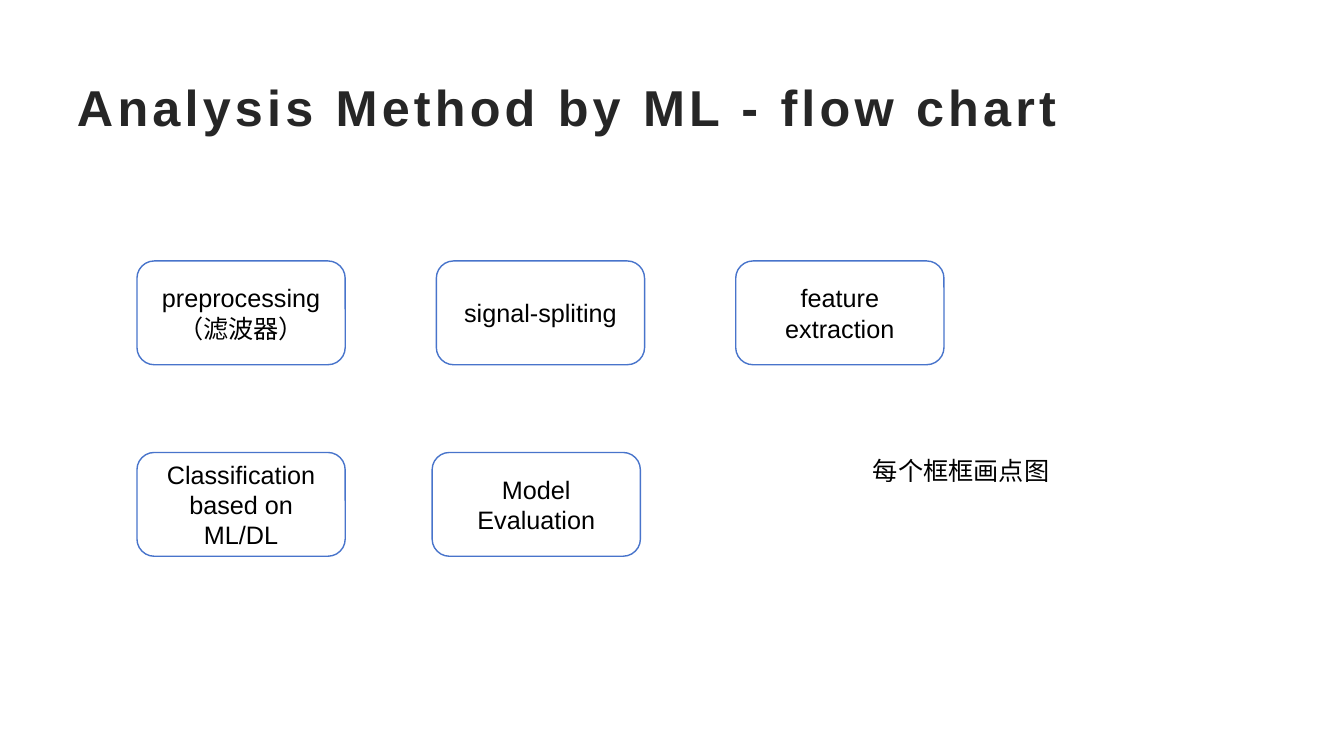
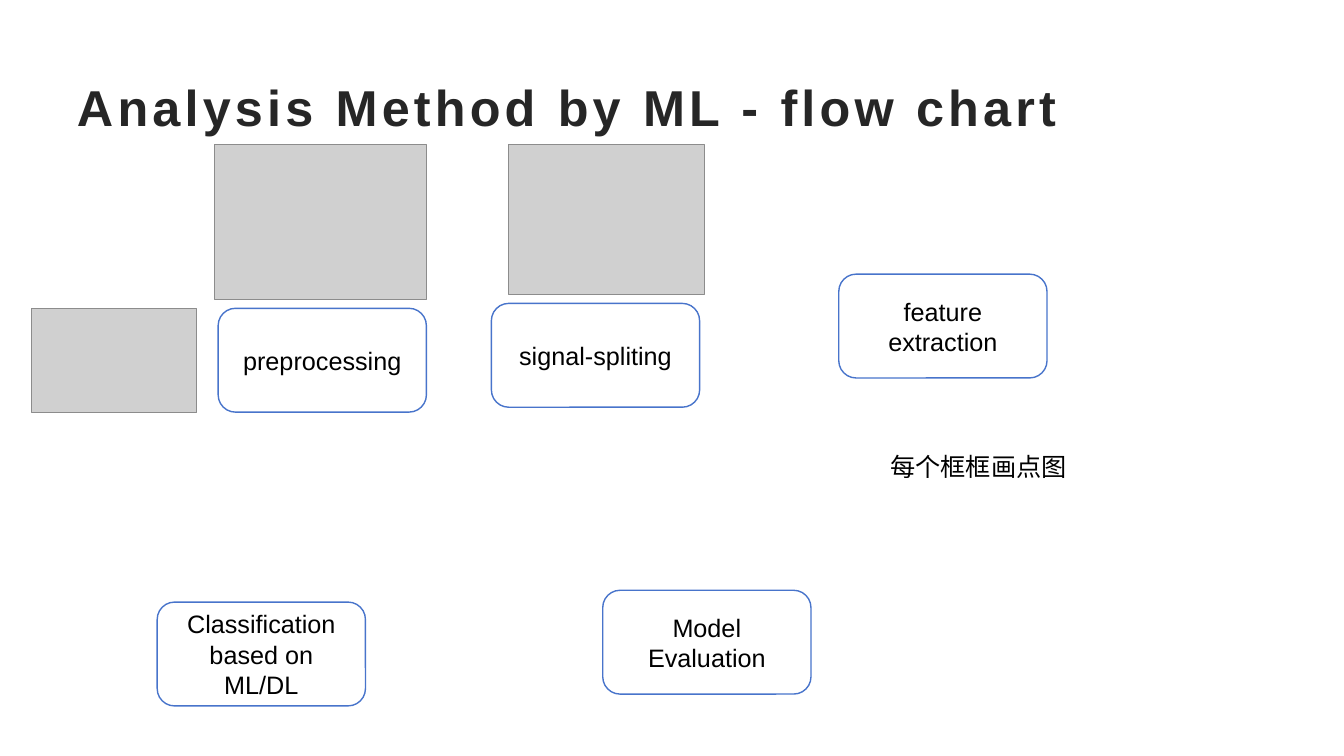
Before and after one commit to TonyHGF/EEG-Sleep-Staging, a slide deck: slide 8 of pre/slides.pptx (slide 7 before the commit). Drawn at 1344x756 pixels with LibreOffice and Linux fonts; fonts in the diff are those of the drawing; grey boxes stand for pictures. Boxes give left, top, right and bottom in pixels: in the first picture for what was removed or moved away, otherwise in the second. Text is boxed around its words. In the diff, an @@ line names an element or a change of style, - is before the commit and + after.

```diff
--- a/pre/slides.pptx
+++ b/pre/slides.pptx
@@ picture added at (215, 145, 426, 300) @@
@@ picture added at (509, 145, 705, 294) @@
@@ rounded rectangle "feature extraction": place and size @@
-rounded rectangle "feature extraction" at (736, 261, 945, 365)
+rounded rectangle "feature extraction" at (839, 274, 1048, 378)
@@ picture added at (32, 309, 198, 413) @@
@@ rounded rectangle "preprocessing": place and size @@
-rounded rectangle "preprocessing" at (137, 261, 346, 365)
+rounded rectangle "preprocessing" at (218, 309, 426, 412)
@@ rounded rectangle "signal-spliting": place and size @@
-rounded rectangle "signal-spliting" at (437, 261, 645, 365)
+rounded rectangle "signal-spliting" at (492, 303, 701, 407)
@@ text in rounded rectangle at (243, 351, 401, 375): text changed @@
-preprocessing（滤波器）
+preprocessing
@@ text "每个框框画点图": place and size @@
-text "每个框框画点图" at (873, 458, 1049, 482)
+text "每个框框画点图" at (890, 454, 1066, 478)
@@ rounded rectangle "Model Evaluation": place and size @@
-rounded rectangle "Model Evaluation" at (433, 453, 641, 557)
+rounded rectangle "Model Evaluation" at (603, 591, 812, 695)
@@ rounded rectangle "Classification based on ML/DL": place and size @@
-rounded rectangle "Classification based on ML/DL" at (137, 453, 346, 557)
+rounded rectangle "Classification based on ML/DL" at (157, 602, 366, 706)
```
Also in this commit, not shown: 4 other slides changed, 1 slide added, 6 other files.
